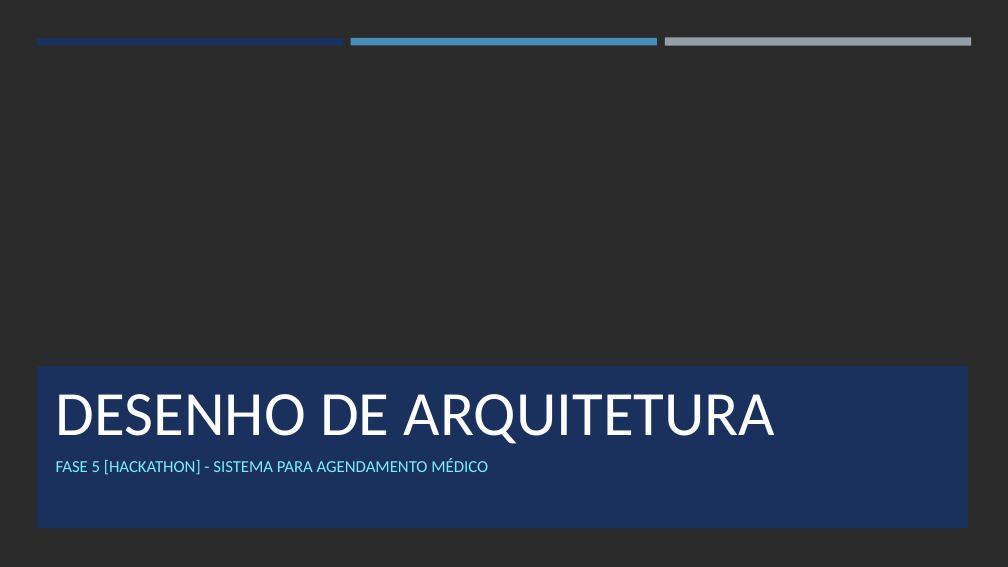
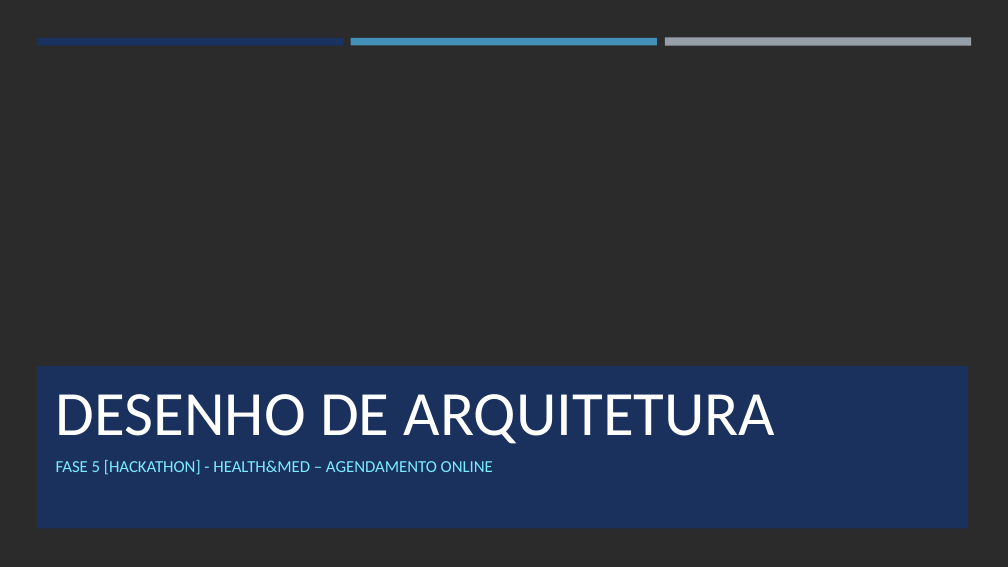
Before and after one commit to codes-and-technology/medico, a slide deck: slide 1 of docs/Desenho da Solução Hackathon - Fase 5 v3.pptx. Drawn at 1008x567 pixels with LibreOffice and Linux fonts; fonts in the diff are those of the drawing; background and template pictures are left out; a plain dark background stands for a picture behind light text. Boxes give left, top, right and bottom in pixels: in the first picture for what was removed or moved away, otherwise in the second. Text is boxed around its words. In the diff, an @@ line names an element or a change of style, - is before the commit and + after.

```diff
--- a/docs/Desenho da Solução Hackathon - Fase 5 v3.pptx
+++ b/docs/Desenho da Solução Hackathon - Fase 5 v3.pptx
@@ subtitle at (56, 460, 493, 475): text changed @@
-FASE 5 [HACKATHON] - SISTEMA PARA AGENDAMENTO MÉDICO
+FASE 5 [HACKATHON] - HEALTH&MED – AGENDAMENTO ONLINE
```
Also in this commit, not shown: 16 other slides changed, 2 slides added, 2 slides removed.
